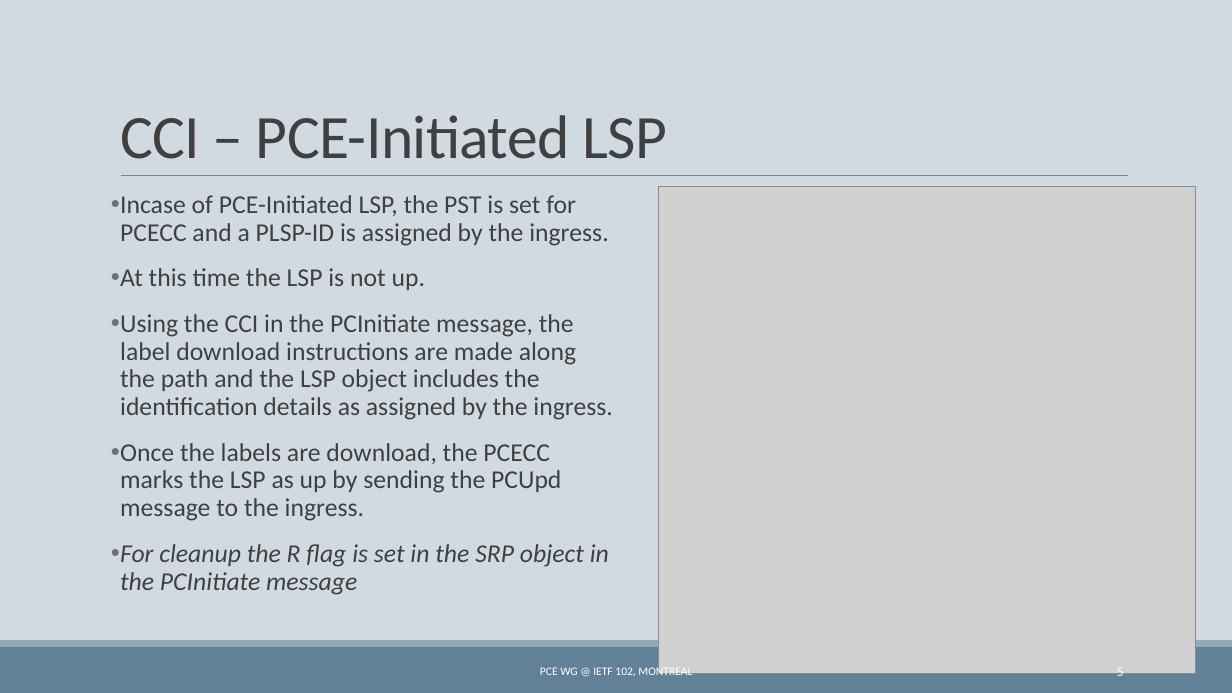
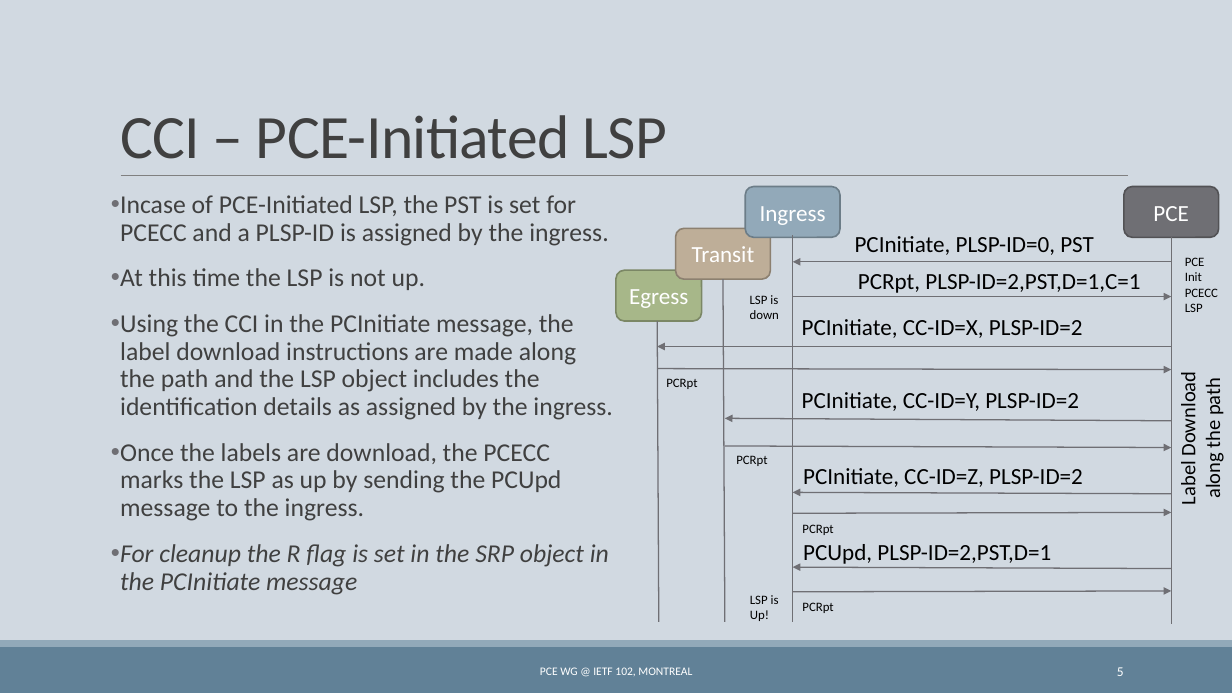
Before and after one commit to dhruvdhody-huawei/102, a slide deck: slide 5 of IETF 102 PCE WG PCECC.pptx. Drawn at 1232x693 pixels with LibreOffice and Linux fonts; fonts in the diff are those of the drawing; grey boxes stand for pictures. Boxes give left, top, right and bottom in pixels: in the first picture for what was removed or moved away, otherwise in the second. Text is boxed around its words. In the diff, an @@ line names an element or a change of style, - is before the commit and + after.

```diff
--- a/IETF 102 PCE WG PCECC.pptx
+++ b/IETF 102 PCE WG PCECC.pptx
@@ picture removed at (659, 187, 1196, 674) @@
@@ rounded rectangle added at (746, 187, 841, 238), fill #92A9B9, outline #6C7D89 1.25 pt, 18 pt, text #FFFFFF @@
+Ingress
@@ rounded rectangle added at (1124, 187, 1219, 238), fill #6F6F74, outline #525256 1.25 pt, 18 pt, text #FFFFFF @@
+PCE
@@ rounded rectangle added at (676, 228, 771, 279), fill #BEAE98, outline #8D8170 1.25 pt, 18 pt, text #FFFFFF @@
+Transit
@@ line added from (793, 236) to (793, 622), #6F6F74 1 pt @@
@@ text added at (855, 236, 1094, 255), 18 pt, text #000000 @@
+PCInitiate, PLSP-ID=0, PST
@@ line added from (1172, 238) to (1172, 624), #6F6F74 1 pt @@
@@ arrow added from (1172, 262) to (793, 262), #6F6F74 1 pt @@
@@ text added at (1185, 257, 1218, 312), 10 pt, text #000000 @@
+PCE Init
+PCECC LSP
@@ rounded rectangle added at (616, 270, 702, 321), fill #A7B789, outline #7C8765 1.25 pt, 18 pt, text #FFFFFF @@
+Egress
@@ line added from (723, 279) to (725, 622), #6F6F74 1 pt @@
@@ text added at (750, 295, 779, 319), 10 pt, text #000000 @@
+LSP is down
@@ arrow added from (793, 297) to (1172, 297), #6F6F74 1 pt @@
@@ text added at (858, 274, 1140, 293), 18 pt, text #000000 @@
+PCRpt, PLSP-ID=2,PST,D=1,C=1
@@ line added from (657, 321) to (659, 622), #6F6F74 1 pt @@
@@ text added at (802, 319, 1083, 338), 18 pt, text #000000 @@
+PCInitiate, CC-ID=X, PLSP-ID=2
@@ arrow added from (1172, 347) to (657, 347), #6F6F74 1 pt @@
@@ arrow added from (657, 369) to (1172, 370), #6F6F74 1 pt @@
@@ text added at (666, 378, 697, 389), 10 pt, text #000000 @@
+PCRpt
@@ text added at (1176, 380, 1225, 504), 16 pt, text #000000 @@
+Label Download
+along the path
@@ arrow added from (1172, 421) to (725, 419), #6F6F74 1 pt @@
@@ text added at (802, 392, 1079, 411), 18 pt, text #000000 @@
+PCInitiate, CC-ID=Y, PLSP-ID=2
@@ arrow added from (725, 446) to (1172, 447), #6F6F74 1 pt @@
@@ text added at (736, 455, 767, 466), 10 pt, text #000000 @@
+PCRpt
@@ text added at (803, 468, 1083, 487), 18 pt, text #000000 @@
+PCInitiate, CC-ID=Z, PLSP-ID=2
@@ arrow added from (1172, 494) to (793, 493), #6F6F74 1 pt @@
@@ arrow added from (793, 513) to (1172, 513), #6F6F74 1 pt @@
@@ text added at (802, 524, 833, 535), 10 pt, text #000000 @@
+PCRpt
@@ arrow added from (1172, 568) to (793, 567), #6F6F74 1 pt @@
@@ text added at (803, 544, 1051, 564), 18 pt, text #000000 @@
+PCUpd, PLSP-ID=2,PST,D=1
@@ text added at (750, 595, 779, 621), 10 pt, text #000000 @@
+LSP is Up!
@@ arrow added from (793, 592) to (1172, 592), #6F6F74 1 pt @@
@@ text added at (802, 602, 833, 613), 10 pt, text #000000 @@
+PCRpt
```
Also in this commit, not shown: 4 other slides changed, 1 other file.
